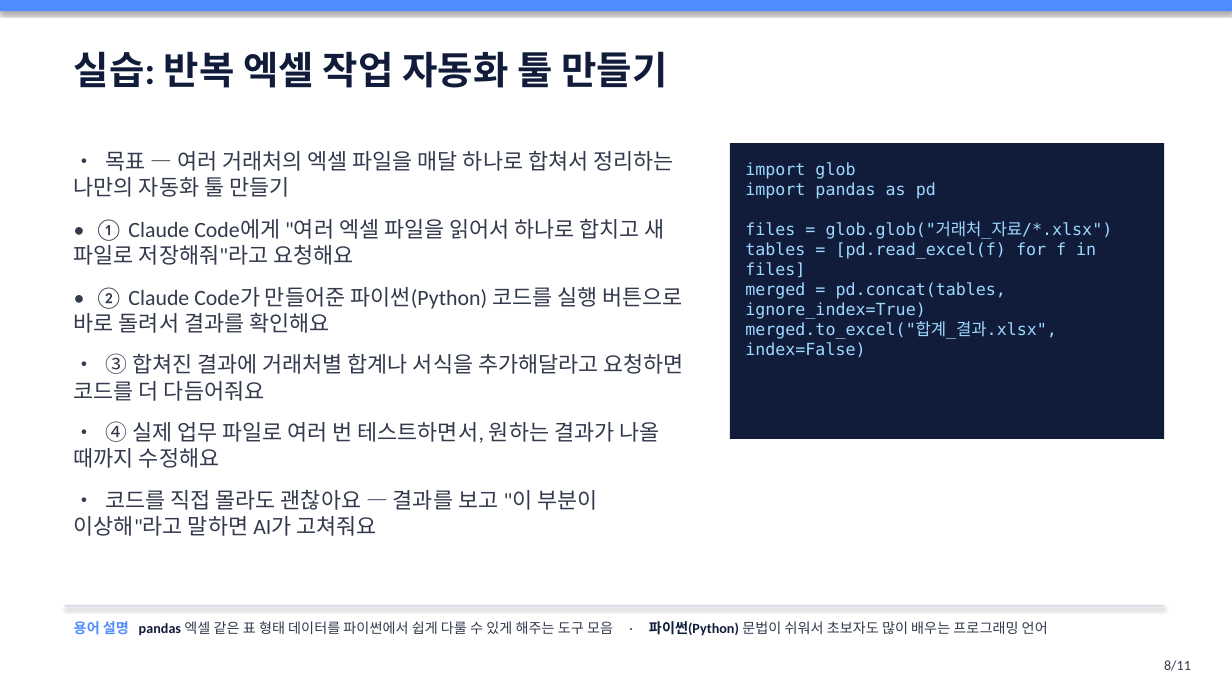
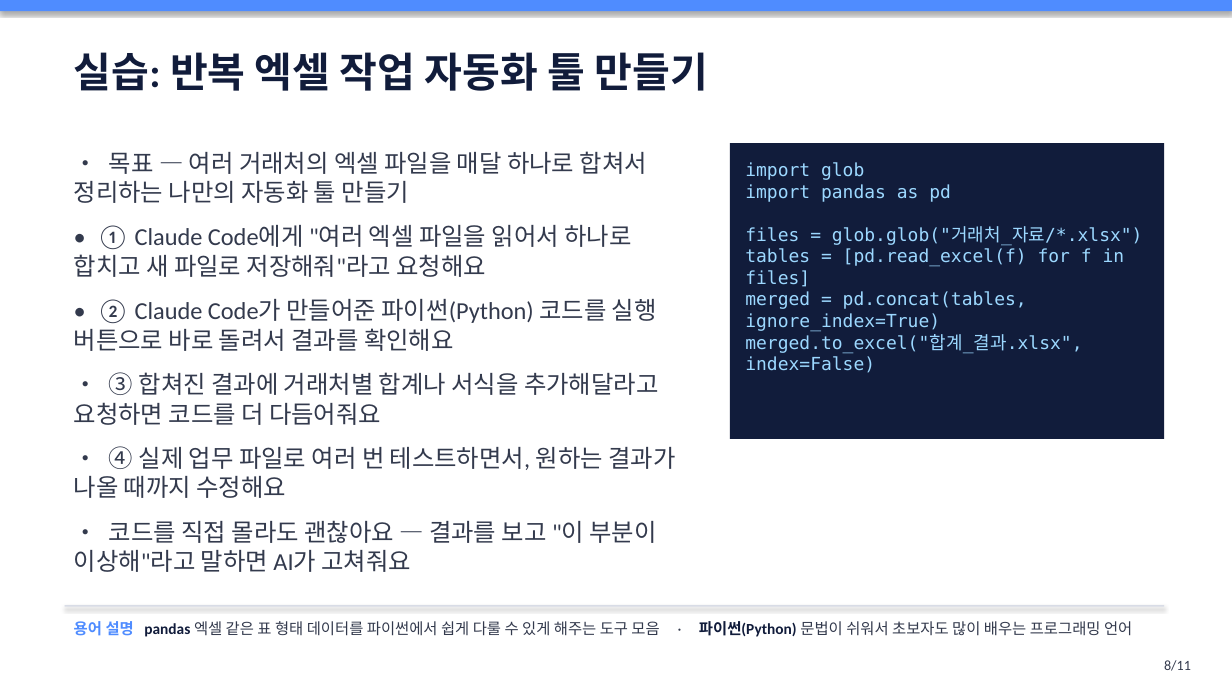
Before and after one commit to oysking55-ctrl/pt-agent, a slide deck: slide 8 of docs/02-visual-studio-agent/slides.pptx. Drawn at 1232x693 pixels with LibreOffice and Linux fonts; fonts in the diff are those of the drawing. Boxes give left, top, right and bottom in pixels: in the first picture for what was removed or moved away, otherwise in the second. Text is boxed around its words. In the diff, an @@ line names an element or a change of style, - is before the commit and + after.

```diff
--- a/docs/02-visual-studio-agent/slides.pptx
+++ b/docs/02-visual-studio-agent/slides.pptx
@@ text "실습: 반복 엑셀 작업 자동화 ..." at bbox=[74, 52, 708, 91]: size 30 to 32 pt @@
@@ text "• 목표 — 여러 거래처의 ..." at bbox=[74, 151, 675, 572]: size 17 to 19 pt @@
@@ rectangle "import glob" at bbox=[730, 143, 1165, 439]: size 13 to 14 pt @@
@@ text "용어 설명 pandas 엑셀 같은 ..." at bbox=[74, 621, 1132, 637]: size 11 to 12 pt @@
```
Also in this commit, not shown: 10 other slides changed, 10 other files.
